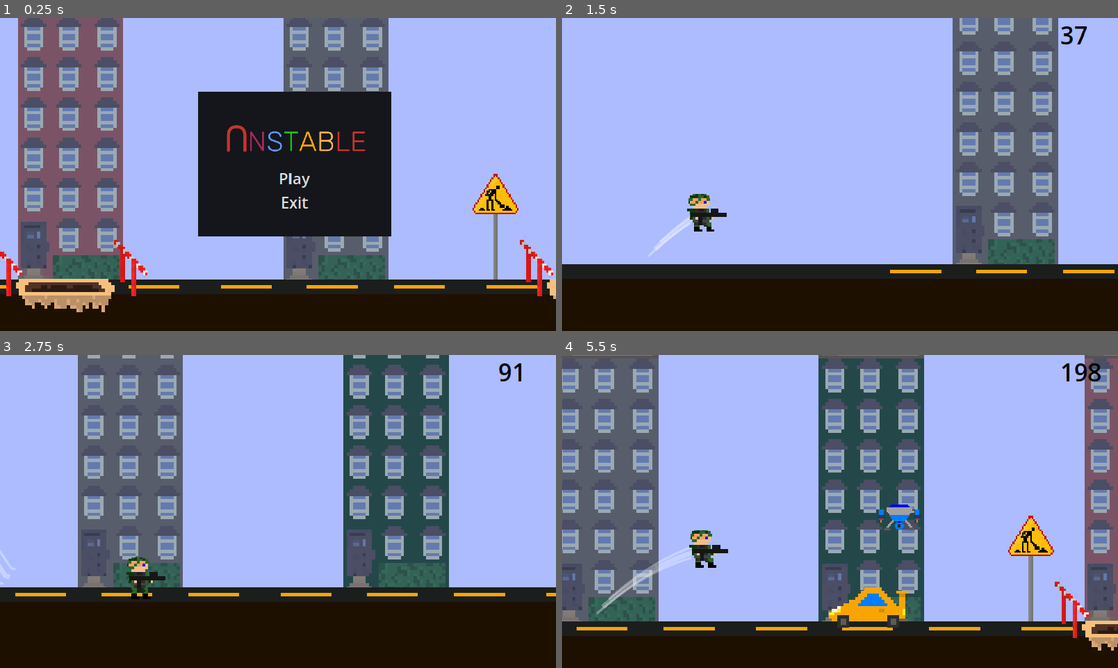
Above: before the commit, frames 1-4 (two rows, left to right).
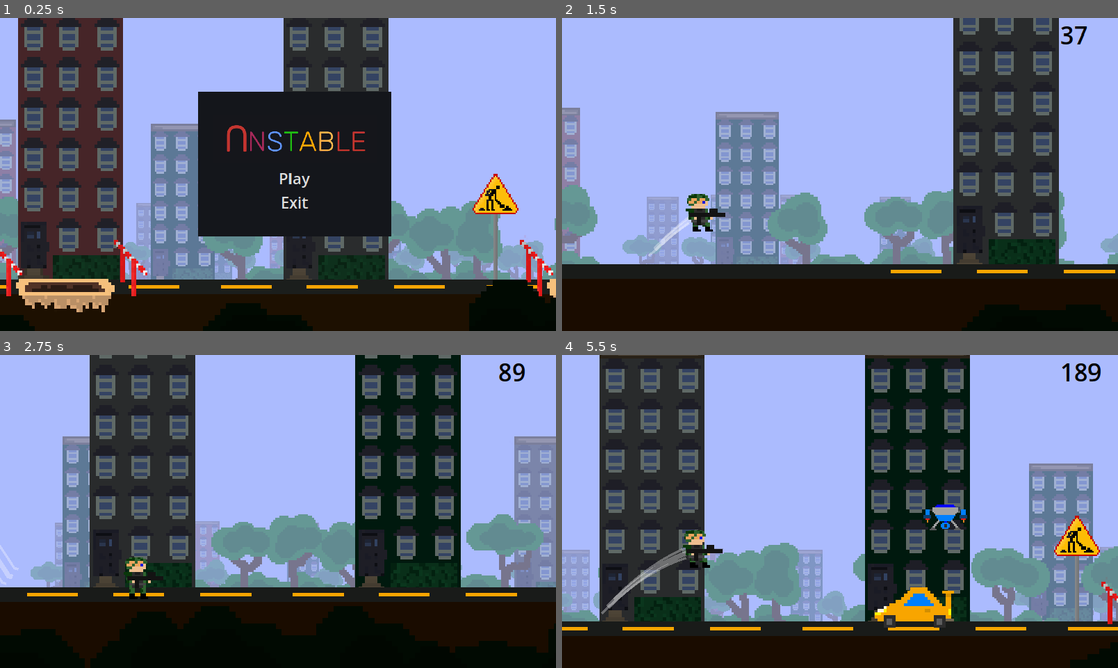
Above: after the commit, the same moments.

Repository: kir-55/Unstable
Game: Godot game, scene res://Scenes/menus/start_menu.tscn
Same seed, same stepped clock (60 frames per second), same inputs: the game is played once before the commit and once after it.
Inputs (mouse positions are in pixels of both pictures, inside the frame that each line leads up to):
- Up to frame 1 (0.25 s): no input
- Up to frame 2 (1.5 s): click "Play" at 0.5 s; move the mouse to (962, 158) at 1.27 s; hold Space (up) from 1.28 s (still down)
- Up to frame 3 (2.75 s): keep holding Space (up); move the mouse to (166, 527) at 2.02 s; tap S (bottom) at 2.1 s
- Up to frame 4 (5.5 s): move the mouse to (895, 442) at 2.77 s; release Space (up) at 2.78 s; tap Shift (dash) at 2.85 s; tap Space (up) at 3.05, 5.1, 5.27 s; move the mouse to (812, 574) at 3.52 s; hold Space (up) 3.53-5.03 s; click (812, 574) at 3.6 s; move the mouse to (1006, 558) at 4.27 s; tap A (stop) at 4.35 s; move the mouse to (673, 464) at 5.02 s

The runs differ from the first frame. In frame 1, 39% of the frame differs, in the area x 0-100%, y 0-100%; in frame 2, 32%; in frame 3, 55%; in frame 4, 62%.

Commit message:
added paralax background

Diff:
--- a/Scenes/car.tscn
+++ b/Scenes/car.tscn
@@ -35,6 +35,6 @@
 death_messages = Array[String](["You was slain by a car", "You broke your leg, while kicking the car", "You was curious, what is the car made of (it was metal)"])
 
 [node name="CollisionPolygon2D" type="CollisionPolygon2D" parent="Area2D"]
-polygon = PackedVector2Array(4.58333, -4.66667, 8.41667, -1.83334, 10.5833, -3.83334, 12.5833, -3.83334, 12.5833, 7.25, -12.5833, 7.25, -12.5, 1.41666, -1.41667, -4.75)
+polygon = PackedVector2Array(4.58333, -4.66667, 8.41667, -1.83334, 10.6667, -2.41667, 12.5, -2.16667, 12.5833, 7.25, -12.5833, 7.25, -12.5, 1.41666, -1.41667, -4.75)
 
 [connection signal="body_entered" from="Area2D" to="Area2D" method="_on_body_entered"]
--- a/Scenes/future.tscn
+++ b/Scenes/future.tscn
@@ -1,6 +1,6 @@
 [gd_scene load_steps=19 format=3 uid="uid://bh2l45rd6upik"]
 
-[ext_resource type="Environment" uid="uid://d11xgpobgk0rd" path="res://new_environment.tres" id="1_pw3af"]
+[ext_resource type="Environment" uid="uid://ojw38xadkg2v" path="res://environment.tres" id="1_ea0pi"]
 [ext_resource type="Script" path="res://Scripts/сamera.gd" id="1_x54wi"]
 [ext_resource type="Script" path="res://Scripts/random_system.gd" id="2_sjffl"]
 [ext_resource type="AudioStream" uid="uid://dpveeo85b2dpw" path="res://Music/cyberpunk.mp3" id="3_5v1p8"]
@@ -36,7 +36,7 @@
 [node name="Future" type="Node2D"]
 
 [node name="WorldEnvironment" type="WorldEnvironment" parent="."]
-environment = ExtResource("1_pw3af")
+environment = ExtResource("1_ea0pi")
 
 [node name="CanvasLayer" type="CanvasLayer" parent="."]
 
--- a/Scenes/game.tscn
+++ b/Scenes/game.tscn
@@ -1,8 +1,11 @@
-[gd_scene load_steps=18 format=3 uid="uid://bva6jjs3q5tws"]
+[gd_scene load_steps=21 format=3 uid="uid://bva6jjs3q5tws"]
 
 [ext_resource type="Script" path="res://Scripts/random_system.gd" id="1_38dti"]
+[ext_resource type="Texture2D" uid="uid://3qdpdvrtb63r" path="res://Textures/Unstable_paralax_layer1.png" id="1_b5qif"]
 [ext_resource type="Script" path="res://Scripts/сamera.gd" id="1_g3w6i"]
 [ext_resource type="Script" path="res://Scripts/sloper.gd" id="1_pfyk3"]
+[ext_resource type="Environment" uid="uid://ojw38xadkg2v" path="res://environment.tres" id="1_uj810"]
+[ext_resource type="Texture2D" uid="uid://b2g18eyedc21g" path="res://Textures/Unstable_paralax_layer-1.png" id="2_fxvmq"]
 [ext_resource type="Script" path="res://Scripts/decoration_spawner.gd" id="2_mltma"]
 [ext_resource type="Script" path="res://Scripts/TerrainGeneration/terrain_generator.gd" id="2_redno"]
 [ext_resource type="Script" path="res://Scripts/audio_controll.gd" id="3_skbog"]
@@ -24,6 +27,55 @@
 shader_parameter/MaxThikness = 3000.0
 
 [node name="Game" type="Node2D"]
+
+[node name="ParallaxBackground2" type="ParallaxBackground" parent="."]
+layer = 10
+
+[node name="ParallaxLayer" type="ParallaxLayer" parent="ParallaxBackground2"]
+z_index = -2
+position = Vector2(6, 215)
+motion_scale = Vector2(1.6, 0.9)
+motion_mirroring = Vector2(7000, 0)
+
+[node name="Sprite2D" type="Sprite2D" parent="ParallaxBackground2/ParallaxLayer"]
+self_modulate = Color(0.0923971, 0.0923971, 0.0923971, 1)
+position = Vector2(-16, -312)
+scale = Vector2(12, 12)
+texture = ExtResource("2_fxvmq")
+
+[node name="ParallaxBackground" type="ParallaxBackground" parent="."]
+scroll_offset = Vector2(1000, 0)
+
+[node name="ParallaxLayer3" type="ParallaxLayer" parent="ParallaxBackground"]
+self_modulate = Color(1, 1, 1, 0.984314)
+position = Vector2(-621, 67)
+motion_scale = Vector2(0.1, 0.8)
+motion_mirroring = Vector2(2000, 0)
+
+[node name="Sprite2D" type="Sprite2D" parent="ParallaxBackground/ParallaxLayer3"]
+self_modulate = Color(1, 1, 1, 0.556863)
+position = Vector2(199, 168)
+scale = Vector2(2, 2)
+texture = ExtResource("1_b5qif")
+
+[node name="Sprite2D2" type="Sprite2D" parent="ParallaxBackground/ParallaxLayer3"]
+self_modulate = Color(1, 1, 1, 0.556863)
+position = Vector2(1208, 171)
+scale = Vector2(2, 2)
+texture = ExtResource("1_b5qif")
+
+[node name="ParallaxLayer2" type="ParallaxLayer" parent="ParallaxBackground"]
+position = Vector2(-6, 32)
+motion_scale = Vector2(0.3, 0.9)
+motion_mirroring = Vector2(1900, 0)
+
+[node name="Sprite2D" type="Sprite2D" parent="ParallaxBackground/ParallaxLayer2"]
+position = Vector2(200, 76)
+scale = Vector2(4, 4)
+texture = ExtResource("1_b5qif")
+
+[node name="WorldEnvironment" type="WorldEnvironment" parent="."]
+environment = ExtResource("1_uj810")
 
 [node name="CanvasLayer" type="CanvasLayer" parent="."]
 
@@ -107,7 +159,7 @@
 decorations = Array[Resource("res://Scripts/decoration.gd")]([ExtResource("8_42q7i"), ExtResource("13_3ljpo"), ExtResource("9_s7k86"), ExtResource("10_sqdli"), ExtResource("11_ce5fi"), ExtResource("14_tk21i")])
 
 [node name="Timer" type="Timer" parent="." node_paths=PackedStringArray("player")]
-wait_time = 10.0
+wait_time = 4096.0
 autostart = true
 script = ExtResource("14_8ml7d")
 player = NodePath("../Player")
--- a/Scenes/house_city.tscn
+++ b/Scenes/house_city.tscn
@@ -6,7 +6,7 @@
 [ext_resource type="Texture2D" uid="uid://bemm227lwwow2" path="res://Textures/Decorations/house3_city.png" id="4_xkmby"]
 
 [node name="HouseCity" type="Sprite2D"]
-self_modulate = Color(1, 1, 1, 0.8)
+self_modulate = Color(0.637843, 0.637843, 0.637843, 1)
 z_index = -2
 position = Vector2(0, -5)
 scale = Vector2(6, 6)
--- a/Scenes/house_cyberpunk.tscn
+++ b/Scenes/house_cyberpunk.tscn
@@ -5,7 +5,7 @@
 [ext_resource type="Texture2D" uid="uid://bravuad5e8urb" path="res://Textures/Decorations/cyber2.png" id="3_r3qyu"]
 
 [node name="House Future" type="Sprite2D"]
-self_modulate = Color(1, 1, 1, 0.643137)
+self_modulate = Color(0.639216, 0.639216, 0.639216, 1)
 z_index = -2
 position = Vector2(2, 2)
 scale = Vector2(6, 6)
--- a/Scenes/house_medieval.tscn
+++ b/Scenes/house_medieval.tscn
@@ -6,6 +6,7 @@
 [ext_resource type="Texture2D" uid="uid://cw6o325yr4ekd" path="res://Textures/Decorations/sred3.png" id="4_n5ori"]
 
 [node name="House1Med" type="Sprite2D"]
+self_modulate = Color(0.639216, 0.639216, 0.639216, 1)
 z_index = -2
 position = Vector2(-46, 45)
 scale = Vector2(6, 6)
--- a/Scenes/medieval.tscn
+++ b/Scenes/medieval.tscn
@@ -1,6 +1,7 @@
-[gd_scene load_steps=15 format=3 uid="uid://caupmfpqwlmdt"]
+[gd_scene load_steps=16 format=3 uid="uid://caupmfpqwlmdt"]
 
 [ext_resource type="Script" path="res://Scripts/сamera.gd" id="1_qfj4m"]
+[ext_resource type="Environment" uid="uid://ojw38xadkg2v" path="res://environment.tres" id="1_xj3b6"]
 [ext_resource type="Script" path="res://Scripts/random_system.gd" id="2_voxu0"]
 [ext_resource type="Script" path="res://Scripts/audio_controll.gd" id="3_kis5v"]
 [ext_resource type="PackedScene" uid="uid://bty2oxq2nwcn6" path="res://Scenes/player.tscn" id="4_e7a0x"]
@@ -21,6 +22,9 @@
 shader_parameter/MaxThikness = 3000.0
 
 [node name="Medieval" type="Node2D"]
+
+[node name="WorldEnvironment" type="WorldEnvironment" parent="."]
+environment = ExtResource("1_xj3b6")
 
 [node name="CanvasLayer" type="CanvasLayer" parent="."]
 
--- a/Scenes/menus/game_over_menu.tscn
+++ b/Scenes/menus/game_over_menu.tscn
@@ -125,6 +125,8 @@
 size_flags_stretch_ratio = 2.0
 theme_override_font_sizes/font_size = 32
 theme_override_styles/hover = ExtResource("2_rm1ji")
+theme_override_styles/pressed = ExtResource("2_rm1ji")
+theme_override_styles/focus = ExtResource("2_rm1ji")
 text = "Play again"
 
 [node name="Exit" type="Button" parent="GameOverMenu/Panel/MarginContainer/VBoxContainer"]
@@ -133,6 +135,8 @@
 size_flags_stretch_ratio = 2.0
 theme_override_font_sizes/font_size = 32
 theme_override_styles/hover = ExtResource("3_s1ds5")
+theme_override_styles/pressed = ExtResource("3_s1ds5")
+theme_override_styles/focus = ExtResource("3_s1ds5")
 text = "Exit"
 
 [connection signal="pressed" from="GameOverMenu/Panel/MarginContainer/VBoxContainer/Again" to="GameOverMenu" method="_on_again_pressed"]
--- a/Scenes/menus/start_menu.tscn
+++ b/Scenes/menus/start_menu.tscn
@@ -1,7 +1,9 @@
-[gd_scene load_steps=28 format=3 uid="uid://daai0thrp4xay"]
-
+[gd_scene load_steps=30 format=3 uid="uid://daai0thrp4xay"]
+
+[ext_resource type="Texture2D" uid="uid://b2g18eyedc21g" path="res://Textures/Unstable_paralax_layer-1.png" id="1_6eqel"]
 [ext_resource type="AudioStream" uid="uid://s13upthllfum" path="res://Music/do gry2.mp3" id="1_fnpvs"]
 [ext_resource type="Script" path="res://Scripts/Menus/game_over_menu.gd" id="1_yv4ht"]
+[ext_resource type="Texture2D" uid="uid://3qdpdvrtb63r" path="res://Textures/Unstable_paralax_layer1.png" id="2_02dsf"]
 [ext_resource type="Texture2D" uid="uid://0dwlp03c63nb" path="res://Textures/UnstableLogo.png" id="3_ekuea"]
 [ext_resource type="StyleBox" uid="uid://d2bmcyyj3mhkh" path="res://button_hover.tres" id="4_rrgdv"]
 [ext_resource type="Script" path="res://Scripts/random_system.gd" id="4_yih76"]
@@ -59,6 +61,52 @@
 
 [node name="MovingGround" type="Node2D" parent="."]
 position = Vector2(-2, 2)
+
+[node name="ParallaxBackground2" type="ParallaxBackground" parent="MovingGround"]
+layer = 10
+
+[node name="ParallaxLayer" type="ParallaxLayer" parent="MovingGround/ParallaxBackground2"]
+z_index = -2
+position = Vector2(24, 142)
+motion_scale = Vector2(1.6, 0.9)
+motion_mirroring = Vector2(7000, 0)
+
+[node name="Sprite2D" type="Sprite2D" parent="MovingGround/ParallaxBackground2/ParallaxLayer"]
+self_modulate = Color(0.0923971, 0.0923971, 0.0923971, 1)
+position = Vector2(-16, -312)
+scale = Vector2(12, 12)
+texture = ExtResource("1_6eqel")
+
+[node name="ParallaxBackground" type="ParallaxBackground" parent="MovingGround"]
+scroll_offset = Vector2(1000, 0)
+
+[node name="ParallaxLayer3" type="ParallaxLayer" parent="MovingGround/ParallaxBackground"]
+self_modulate = Color(1, 1, 1, 0.984314)
+position = Vector2(-621, 39)
+motion_scale = Vector2(0.1, 0.8)
+motion_mirroring = Vector2(2000, 0)
+
+[node name="Sprite2D" type="Sprite2D" parent="MovingGround/ParallaxBackground/ParallaxLayer3"]
+self_modulate = Color(1, 1, 1, 0.556863)
+position = Vector2(199, 168)
+scale = Vector2(2, 2)
+texture = ExtResource("2_02dsf")
+
+[node name="Sprite2D2" type="Sprite2D" parent="MovingGround/ParallaxBackground/ParallaxLayer3"]
+self_modulate = Color(1, 1, 1, 0.556863)
+position = Vector2(1208, 171)
+scale = Vector2(2, 2)
+texture = ExtResource("2_02dsf")
+
+[node name="ParallaxLayer2" type="ParallaxLayer" parent="MovingGround/ParallaxBackground"]
+position = Vector2(-332, 10)
+motion_scale = Vector2(0.3, 0.9)
+motion_mirroring = Vector2(1900, 0)
+
+[node name="Sprite2D" type="Sprite2D" parent="MovingGround/ParallaxBackground/ParallaxLayer2"]
+position = Vector2(200, 76)
+scale = Vector2(4, 4)
+texture = ExtResource("2_02dsf")
 
 [node name="Camera2D" type="Camera2D" parent="MovingGround"]
 position = Vector2(-338, 17)
@@ -143,6 +191,8 @@
 theme_override_font_sizes/font_size = 32
 theme_override_styles/normal = SubResource("StyleBoxTexture_7j6wq")
 theme_override_styles/hover = ExtResource("4_rrgdv")
+theme_override_styles/pressed = ExtResource("4_rrgdv")
+theme_override_styles/focus = ExtResource("4_rrgdv")
 text = "Play"
 
 [node name="Exit" type="Button" parent="MovingGround/Camera2D/StartMenu/Panel/MarginContainer/VBoxContainer"]
@@ -152,6 +202,8 @@
 theme_override_font_sizes/font_size = 32
 theme_override_styles/normal = SubResource("StyleBoxTexture_abjer")
 theme_override_styles/hover = ExtResource("5_1mafq")
+theme_override_styles/pressed = ExtResource("5_1mafq")
+theme_override_styles/focus = ExtResource("5_1mafq")
 text = "Exit"
 
 [node name="RandomSystem" type="Node" parent="MovingGround"]
--- /dev/null
+++ b/Scenes/paralax.gdshader
@@ -0,0 +1,14 @@
+shader_type canvas_item;
+
+uniform vec4 background_color: source_color;
+uniform float max_distance;
+
+void fragment() {
+    //float distance_factor = clamp(distance(vec2(SCREEN_UV.x, SCREEN_UV.y), vec2(0.5, 0.5)) / max_distance, 0.0, 1.0);
+    //vec4 fade_color = mix(background_color, texture(TEXTURE, UV), 1.0 - distance_factor);
+    COLOR = background_color;
+}
+//void light() {
+	// Called for every pixel for every light affecting the CanvasItem.
+	// Uncomment to replace the default light processing function with this one.
+//}
--- a/Scenes/player.tscn
+++ b/Scenes/player.tscn
@@ -55,6 +55,8 @@
 position = Vector2(1.42857, -0.714287)
 shape = SubResource("RectangleShape2D_uu4jv")
 
+[node name="SpeedUpTimer" type="Timer" parent="."]
+
 [node name="Weapon" type="Sprite2D" parent="." node_paths=PackedStringArray("timer")]
 z_index = 3
 position = Vector2(2.85715, -1.42857)
@@ -93,4 +95,5 @@
 width = 5.0
 default_color = Color(1, 1, 1, 0.321569)
 
+[connection signal="timeout" from="SpeedUpTimer" to="." method="_on_speed_up_timer_timeout"]
 [connection signal="timeout" from="Weapon/Timer" to="Weapon" method="_on_timer_timeout"]
--- a/Scripts/Player.gd
+++ b/Scripts/Player.gd
@@ -99,9 +99,7 @@
 				trail.remove_points()
 				is_jumping = true
 				velocity.y = JUMP_VELOCITY
-				if SPEED < MAX_SPEED:
-					SPEED += 20
-					GlobalVariables.player_global_speed = SPEED
+
 				if JUMP_VELOCITY > MAX_JUMP_VEL:
 					JUMP_VELOCITY -= 5
 
@@ -155,3 +153,9 @@
 		end_dash()
 	position.y += DROP_THROUGH_VELOCITY * get_physics_process_delta_time()
 	velocity.y = DROP_THROUGH_VELOCITY
+
+
+func _on_speed_up_timer_timeout():
+	if SPEED < MAX_SPEED:
+		SPEED += 20
+		GlobalVariables.player_global_speed = SPEED
--- /dev/null
+++ b/environment.tres
@@ -0,0 +1,17 @@
+[gd_resource type="Environment" format=3 uid="uid://ojw38xadkg2v"]
+
+[resource]
+background_mode = 3
+background_color = Color(0.395486, 0.193712, 0.350941, 1)
+ssao_power = 0.53033
+ssao_detail = 3.01
+ssil_radius = 7.48
+sdfgi_use_occlusion = true
+sdfgi_bounce_feedback = 1.99
+sdfgi_min_cell_size = 20.25
+sdfgi_cascade0_distance = 1296.0
+sdfgi_max_distance = 20736.0
+sdfgi_energy = 24.035
+glow_enabled = true
+glow_blend_mode = 1
+fog_light_color = Color(0.799625, 0.437415, 0.291485, 1)
--- a/music/wybuch.tscn
+++ b/music/wybuch.tscn
@@ -4,4 +4,6 @@
 
 [node name="wybuch" type="AudioStreamPlayer"]
 stream = ExtResource("1_vh5hb")
+volume_db = -10.0
 autoplay = true
+mix_target = 1
--- a/new_environment.tres
+++ b/new_environment.tres
@@ -6,7 +6,6 @@
 glow_normalized = true
 glow_strength = 1.86
 glow_blend_mode = 0
-glow_hdr_luminance_cap = 19.69
 fog_light_color = Color(0.45098, 0.490196, 0.541176, 1)
 fog_light_energy = 28.55
 fog_sun_scatter = 0.5
--- a/project.godot
+++ b/project.godot
@@ -66,5 +66,5 @@
 [rendering]
 
 textures/canvas_textures/default_texture_filter=0
-environment/defaults/default_clear_color=Color(0.677684, 0.73861, 1, 1)
+environment/defaults/default_clear_color=Color(0.672196, 0.7339, 1, 1)
 viewport/hdr_2d=true
Binary file added: textures/Unstable_paralax_layer-1.png
Not shown, added: textures/Unstable_paralax_layer-1.png.import
Binary file added: textures/Unstable_paralax_layer1.png
Not shown, added: textures/Unstable_paralax_layer1.png.import
